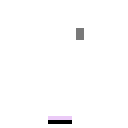
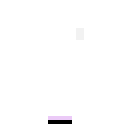
Layer changes from the first (128, 128) image to the second:
painted on "Layer 11" over (76, 28, 84, 40)
